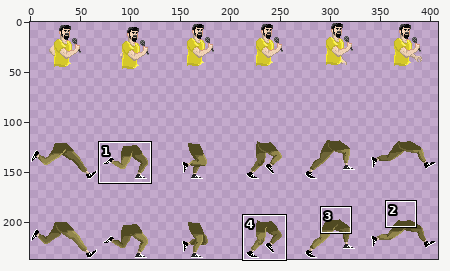
Two versions of one sprite sheet, SOADsavesMetal/Assets/Sprites/Serj's sprites/serj_walk_spritesheet.png. The picture above shows the old version from afar; the outline marks the close-up.
Close-up. As it was:
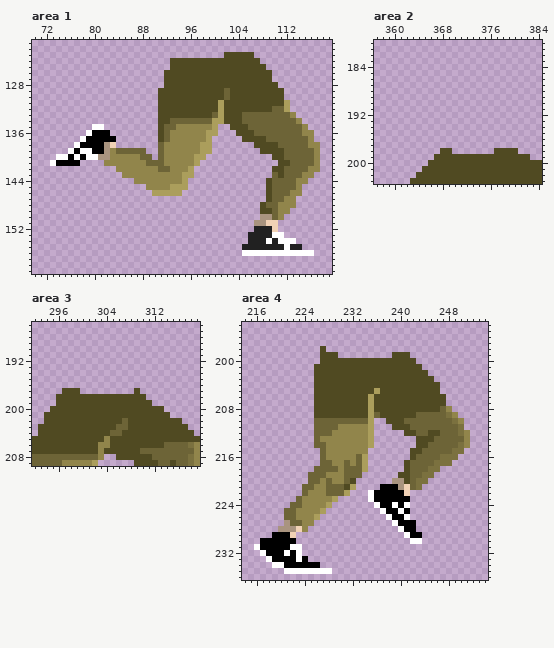
The file is 408x237 pixels. Colours within 5 levels of each other are drawn and written as one. Shown: area 1: x 70..119, y 121..159; area 2: x 357..384, y 180..203; area 3: x 292..319, y 186..209; area 4: x 214..254, y 194..236. The commit also changed other parts of the picture, which this record leaves out.
The result:
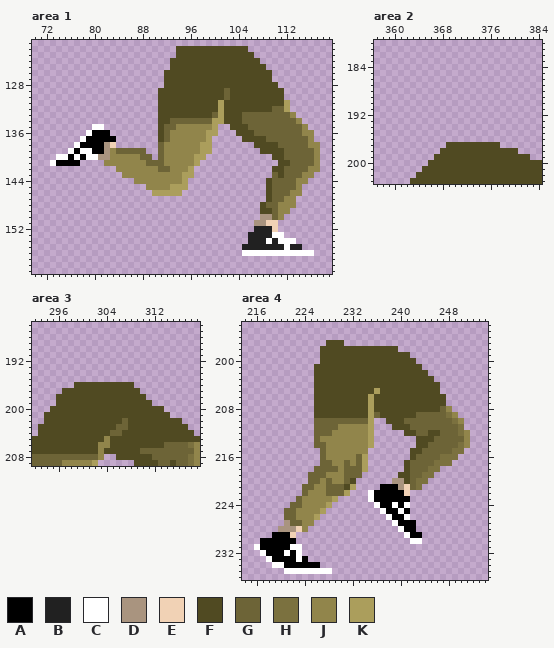
Palette (. is transparent): A #000000  B #212121  C #ffffff  D #a9947f  E #f1d2b5  F #504a22  G #6d6437  H #7b713f  J #91854b  K #ab9e5c
The edit:
{"where": "area 1"}
{"y":122,"x":94,"old":"............","new":"FFFFFFFFFFFF"}
{"y":123,"x":94,"old":"........","new":"FFFFFFFF"}
{"where": "area 2"}
{"y":197,"x":369,"old":".........","new":"FFFFFFFFF"}
{"y":198,"x":370,"old":".......","new":"FFFFFFF"}
{"where": "area 3"}
{"y":196,"x":299,"old":"..........","new":"FFFFFFFFFF"}
{"y":197,"x":300,"old":".........","new":"FFFFFFFFF"}
{"where": "area 4"}
{"y":197,"x":228,"old":"...","new":"FFF"}
{"y":198,"x":228,"old":"............","new":"FFFFFFFFFFFF"}
{"y":199,"x":230,"old":".........","new":"FFFFFFFFF"}
